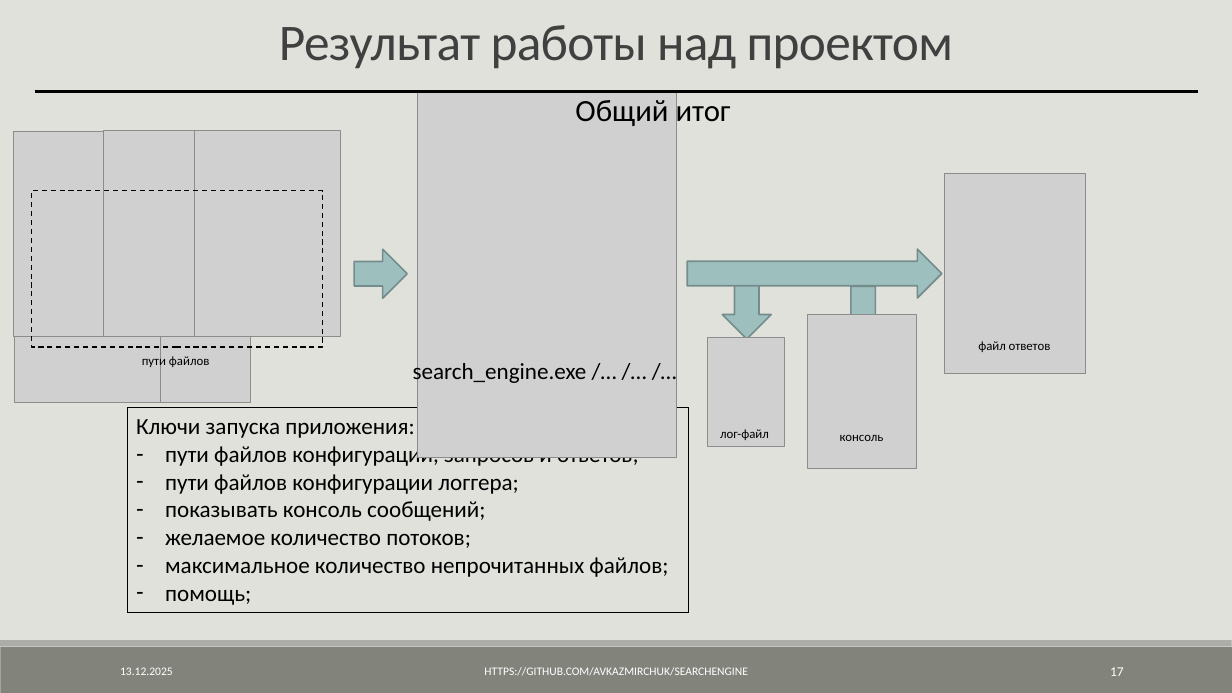
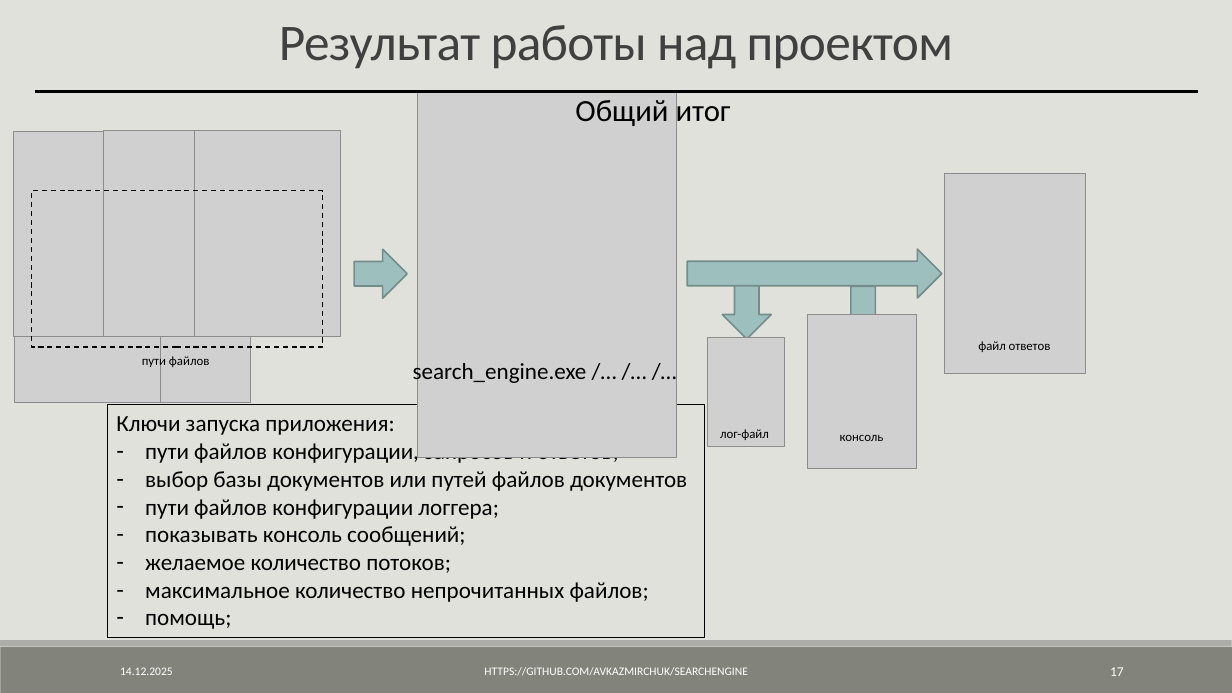
Before and after one commit to AVKazmirchuk/SearchEngine, a slide deck: slide 17 of presentation/защита.pptx. Drawn at 1232x693 pixels with LibreOffice and Linux fonts; fonts in the diff are those of the drawing; grey boxes stand for pictures. Boxes give left, top, right and bottom in pixels: in the first picture for what was removed or moved away, otherwise in the second. Text is boxed around its words. In the diff, an @@ line names an element or a change of style, - is before the commit and + after.

```diff
--- a/presentation/защита.pptx
+++ b/presentation/защита.pptx
@@ rectangle "Ключи запуска приложения:": place and size @@
-rectangle "Ключи запуска приложения:" at [128, 408, 689, 613]
+rectangle "Ключи запуска приложения:" at [107, 405, 705, 638]
@@ text in rectangle at [145, 471, 687, 491]: paragraph added @@
+– выбор базы документов или путей файлов документов
@@ text at [120, 667, 173, 675]: text changed @@
-13.12.2025
+14.12.2025
```
Also in this commit, not shown: 25 other slides changed, 8 other files.
